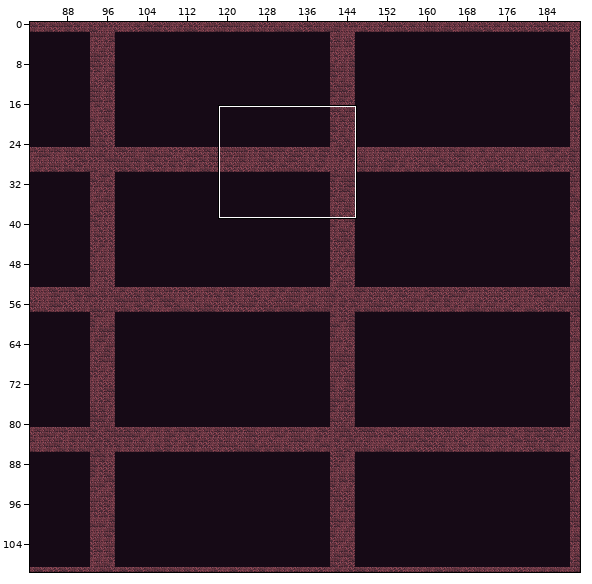
Level history. Tiled map: android/assets/maps/CavernMap1.tmx. The first picture is a wide view before the edit; the outline marks the close-up.
Close-up. Before:
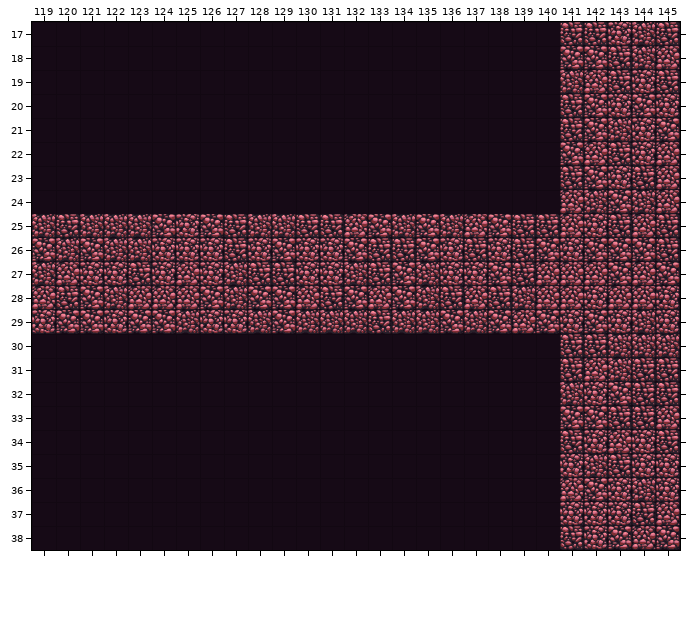
Cells are 64x64 px. Shown: x 119..145, y 17..38. The commit also changed other parts of the map, which this record leaves out.
After the commit:
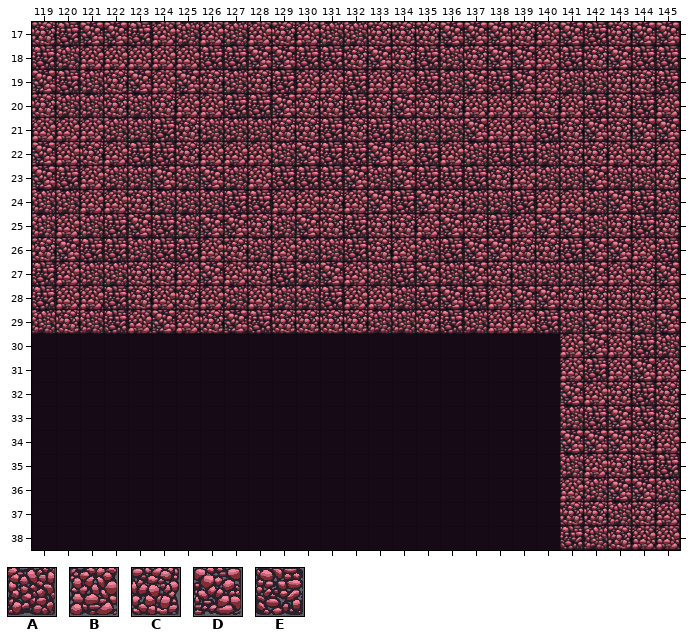
Key: from "tileMapGutter": A 5, B 6, C 7, D 8, E 9.
_ is an empty cell.
Tiles replaced or removed in this view: A, B, C, D, E.
Difference:
Changed rows in their new state; . is an unchanged cell.
Layer "terrain":
first column x 119:
17 CEDDEBABABCBAACCCDDDCBD..DD
18 EABBBBBEEDDEECDCEACDDBECDEE
19 DEACDBDCACEBBEBBEADEDB.AC..
20 CAACACBBEEDCCECDCCBBBCBE.EB
21 BBBAAECAAACCECEAAADBBEC.CD.
22 DBCBEECBBBADEEDBEBAEEACCB..
23 DEBAADADABEEEDADEEECBAA.AAC
24 AABBCAAAEEBBCBDEDCAAEB...EA
25 .B.EDEA.DC.DCECCBDCEBDDACEC
26 CDEE.EEBCABAAECBAEDDCCE..B.
27 E.AAC..DBC.ADBAEDADCAAADBC.
28 EBBEC.CB.BAA.B.AEDEBDDC.CCB
29 ACAEB.B.DECCCCA.CE.B.EA...D
30 ......................BDBE.
31 ......................BEBDB
32 ......................DBC.C
33 ......................AED.C
34 ......................DDD.B
35 ......................ABCEE
36 .......................ADDA
37 ........................AC.
38 .......................AC.B
Boxes around the changes in both close-ups, in picture pixels (x1, y1, x2, y2):
changed: (32, 22, 680, 550)
